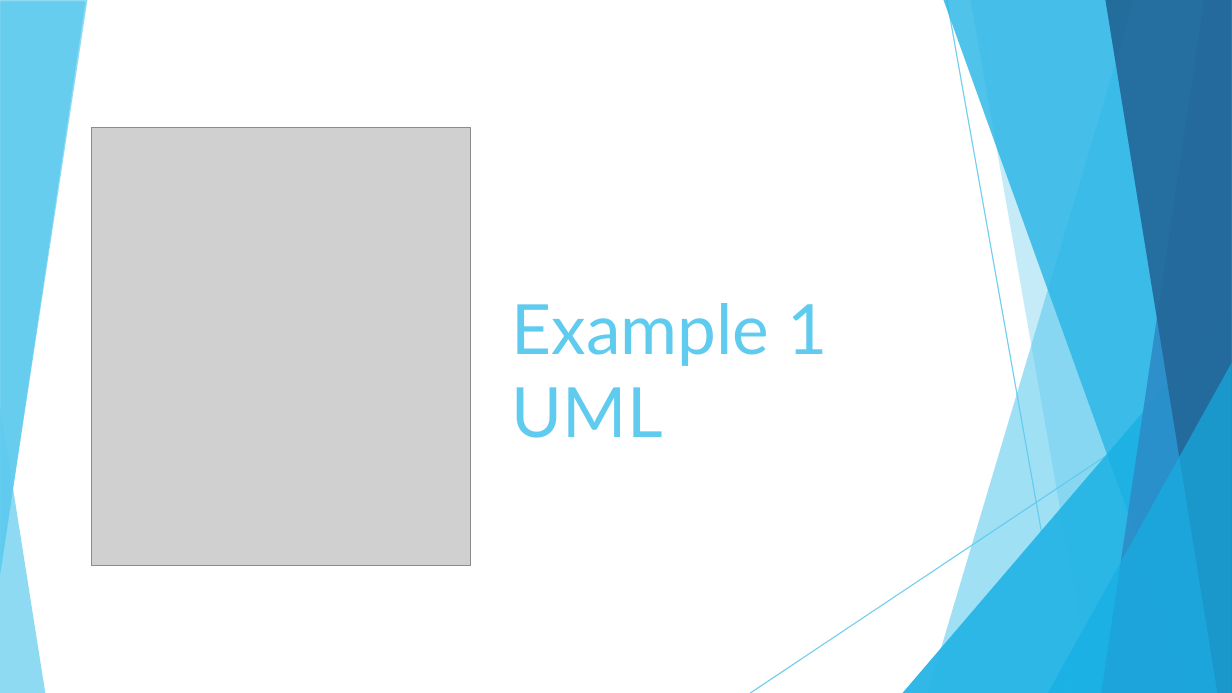
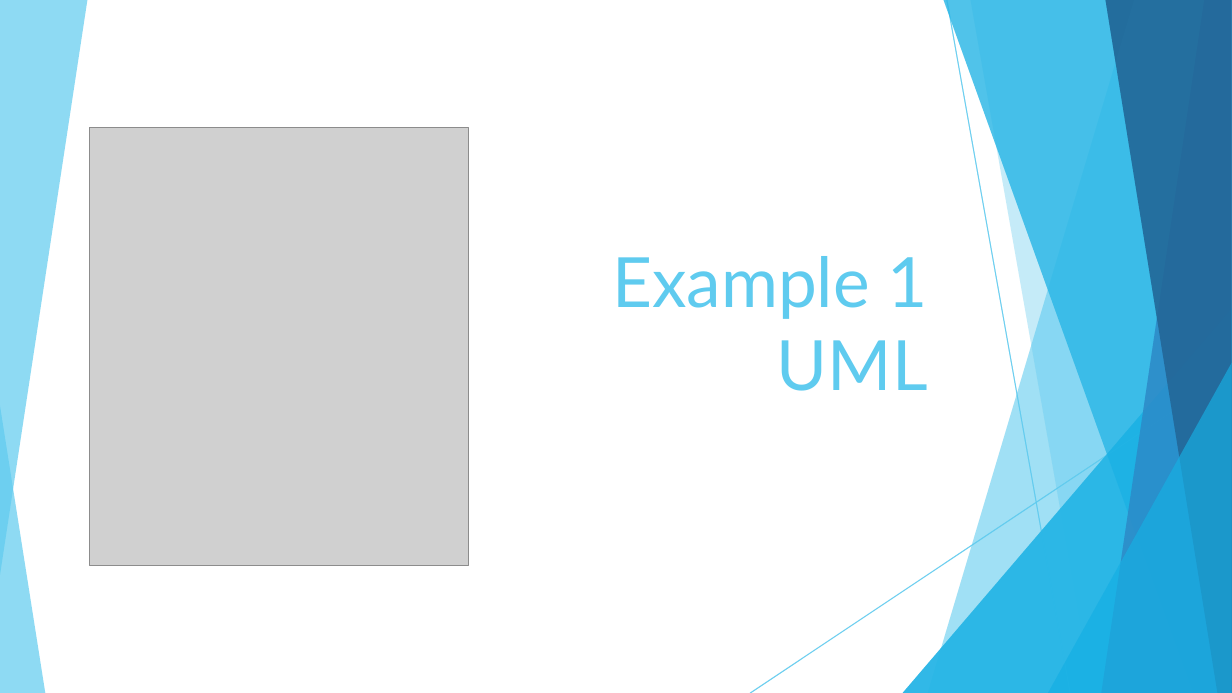
Before and after one commit to JoseRivas1998/Java-Game-Development-For-Absolute-Beginners, a slide deck: slide 8 of Slides/Lesson1.4.pptx. Drawn at 1232x693 pixels with LibreOffice and Linux fonts; fonts in the diff are those of the drawing; grey boxes stand for pictures. Boxes give left, top, right and bottom in pixels: in the first picture for what was removed or moved away, otherwise in the second. Text is boxed around its words. In the diff, an @@ line names an element or a change of style, - is before the commit and + after.

Commit message:
Example 4

```diff
--- a/Slides/Lesson1.4.pptx
+++ b/Slides/Lesson1.4.pptx
@@ triangle removed at box(0, 1, 85, 574) @@
@@ title "Example 1 UML": place and size @@
-title "Example 1 UML" at box(512, 303, 827, 438)
+title "Example 1 UML" at box(612, 256, 928, 391)
@@ title "Example 1 UML" at box(612, 256, 928, 391): alignment left to right @@
```
Also in this commit, not shown: 2 slides added, 9 other files.
